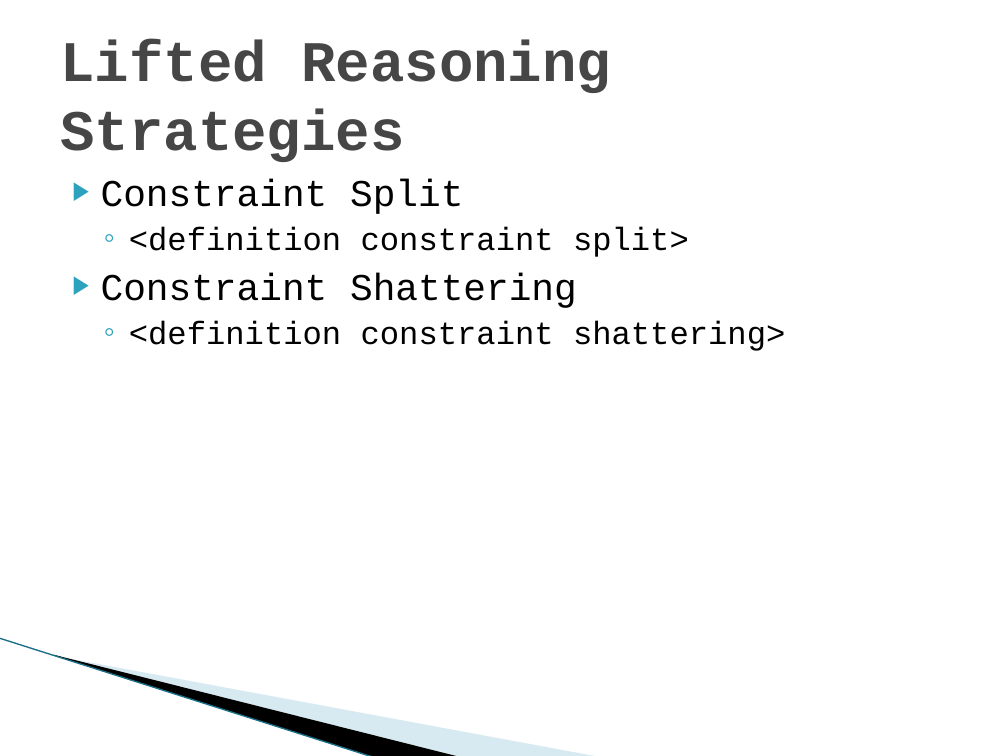
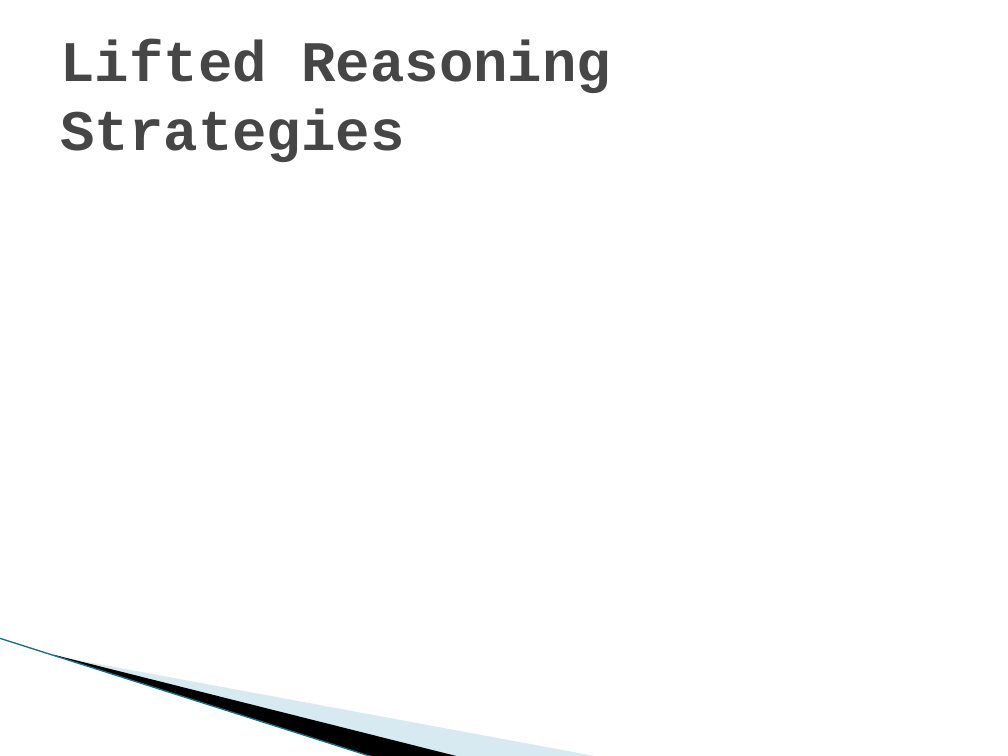
Before and after one commit to Mickaly13X/wv_project, a slide deck: slide 15 of Presentation.pptx. Drawn at 1008x756 pixels with LibreOffice and Linux fonts; fonts in the diff are those of the drawing; grey boxes stand for pictures; background and template pictures are left out. Boxes give left, top, right and bottom in pixels: in the first picture for what was removed or moved away, otherwise in the second. Text is boxed around its words. In the diff, an @@ line names an element or a change of style, - is before the commit and + after.

Commit message:
finished shattering

```diff
--- a/Presentation.pptx
+++ b/Presentation.pptx
@@ text removed at box(101, 179, 785, 351) @@
-▶ Constraint Split
-  ◦ <definition constraint split>
-▶ Constraint Shattering
-  ◦ <definition constraint shattering>
```
